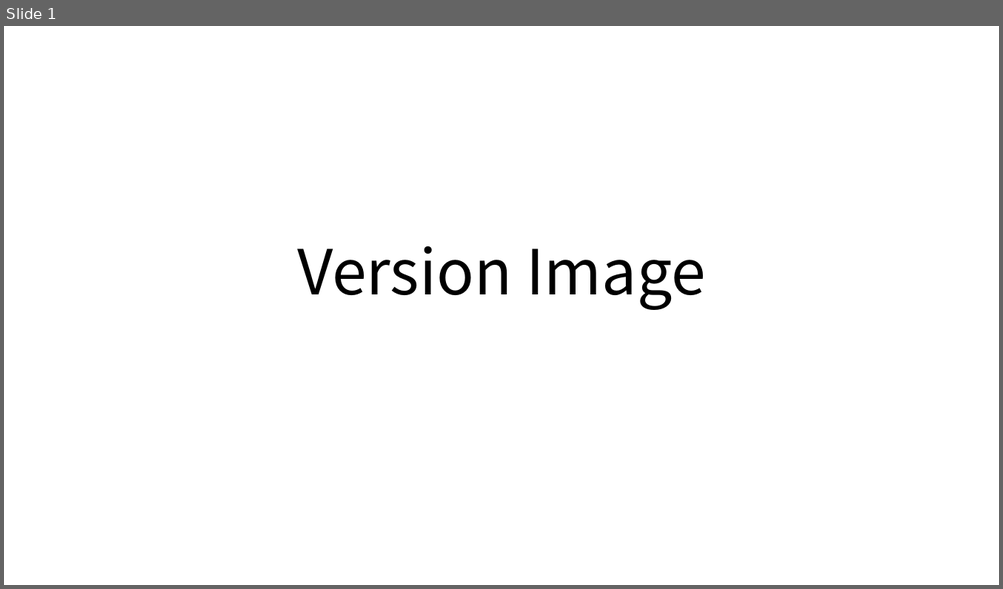
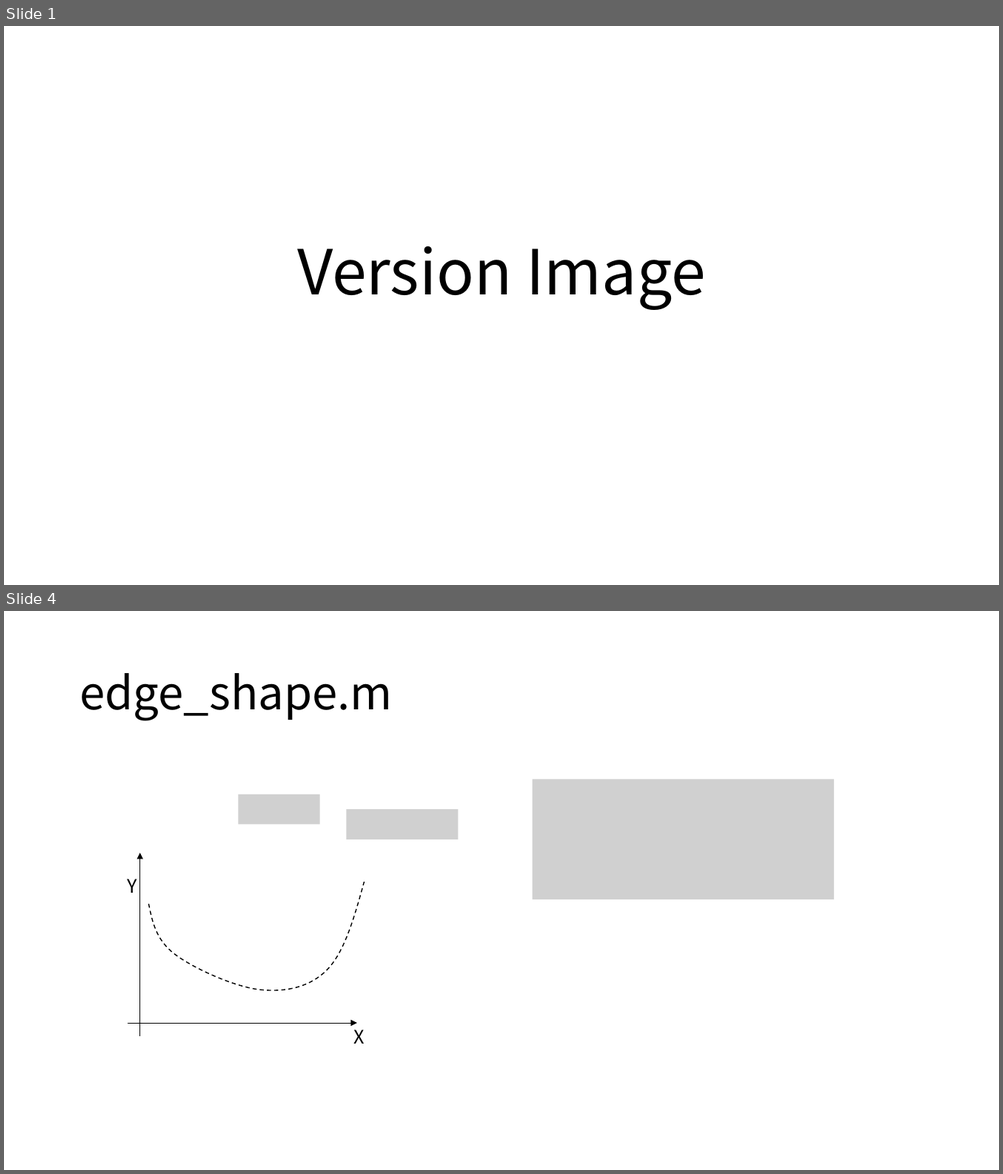
Before and after one commit to shiganai/ski-sim, a slide deck: Version Image.pptx. Shown one above the other, each under a label of ours: slide 1 before the commit, slides 1 and 4 after it; the slides between them are not shown. The pictures are 1003x589 and 1003x1174 pixels, drawn with LibreOffice and Linux fonts; fonts in the diff are those of the drawing; grey boxes stand for pictures. Boxes give left, top, right and bottom in pixels: in the first picture for what was removed or moved away, otherwise in the second. Text is boxed around its words. In the diff, an @@ line names an element or a change of style, - is before the commit and + after.

```diff
--- a/Version Image.pptx
+++ b/Version Image.pptx
@@ slide 4 added at (x1=4, y1=611, x2=999, y2=1170), background #FFFFFF @@
@@ title added at (x1=79, y1=673, x2=392, y2=721), 44 pt, text #000000 @@
+edge_shape.m
@@ picture added at (x1=532, y1=780, x2=834, y2=900) @@
@@ picture added at (x1=239, y1=795, x2=319, y2=824) @@
@@ picture added at (x1=347, y1=809, x2=458, y2=840) @@
@@ arrow added from (140, 1037) to (140, 853), #000000 0.5 pt @@
@@ text added at (x1=127, y1=879, x2=136, y2=893), 18 pt, text #000000 @@
+Y
@@ freeform shape added at (x1=149, y1=882, x2=364, y2=991), outline #000000 1 pt dashed @@
@@ arrow added from (127, 1024) to (357, 1024), #000000 0.5 pt @@
@@ text added at (x1=353, y1=1025, x2=364, y2=1044), 18 pt, text #000000 @@
+X
```
Also in this commit, not shown: 1 slide changed, 3 other slides added, 3 other files.
